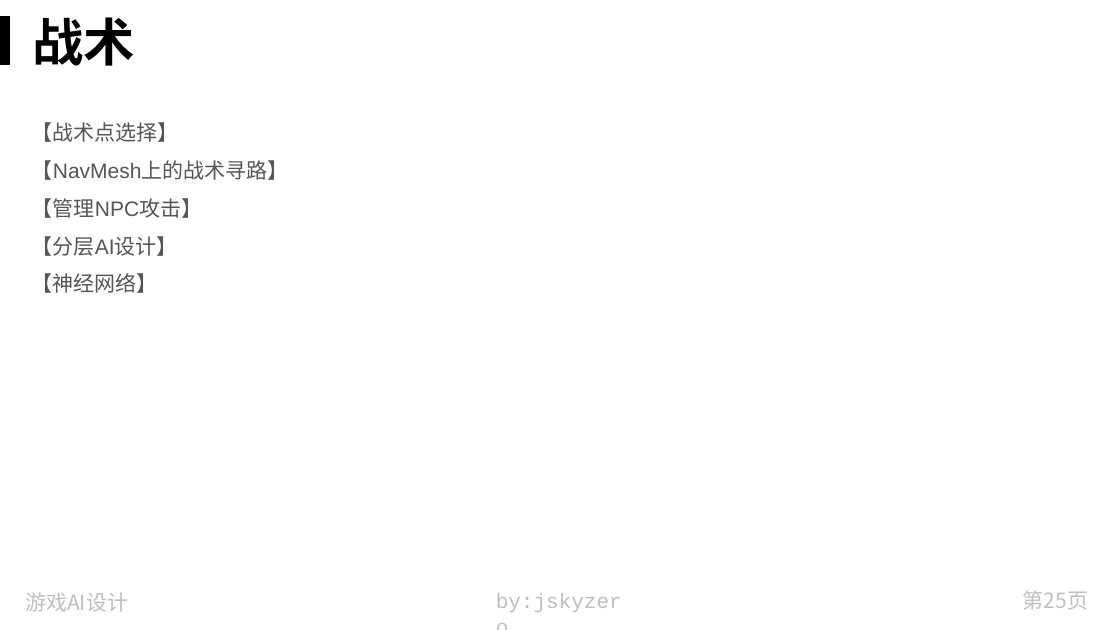
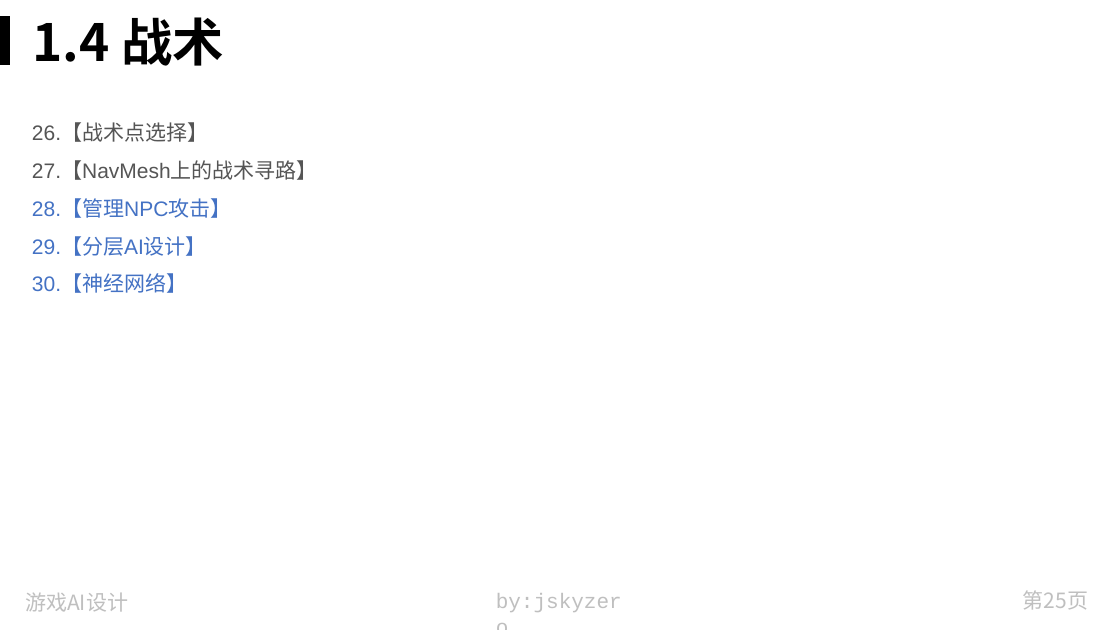
Before and after one commit to jskyzero/design.jskyzero.com, a slide deck: slide 25 of assets/img/skill/GameAIPro/Game AI Pro.pptx. Drawn at 1120x630 pixels with LibreOffice and Linux fonts; fonts in the diff are those of the drawing. Boxes give left, top, right and bottom in pixels: in the first picture for what was removed or moved away, otherwise in the second. Text is boxed around its words. In the diff, an @@ line names an element or a change of style, - is before the commit and + after.

```diff
--- a/assets/img/skill/GameAIPro/Game AI Pro.pptx
+++ b/assets/img/skill/GameAIPro/Game AI Pro.pptx
@@ title at <box>32,17,224,66</box>: text changed @@
-战术
+1.4 战术
@@ text at <box>32,124,318,293</box>: text changed; text colour #555555 to #4472C4 @@
-【战术点选择】
-【NavMesh上的战术寻路】
-【管理NPC攻击】
-【分层AI设计】
-【神经网络】
+26.【战术点选择】
+27.【NavMesh上的战术寻路】
+28.【管理NPC攻击】
+29.【分层AI设计】
+30.【神经网络】
```
Also in this commit, not shown: 6 other slides changed, 14 slides added, 1 slide removed, 32 other files.
